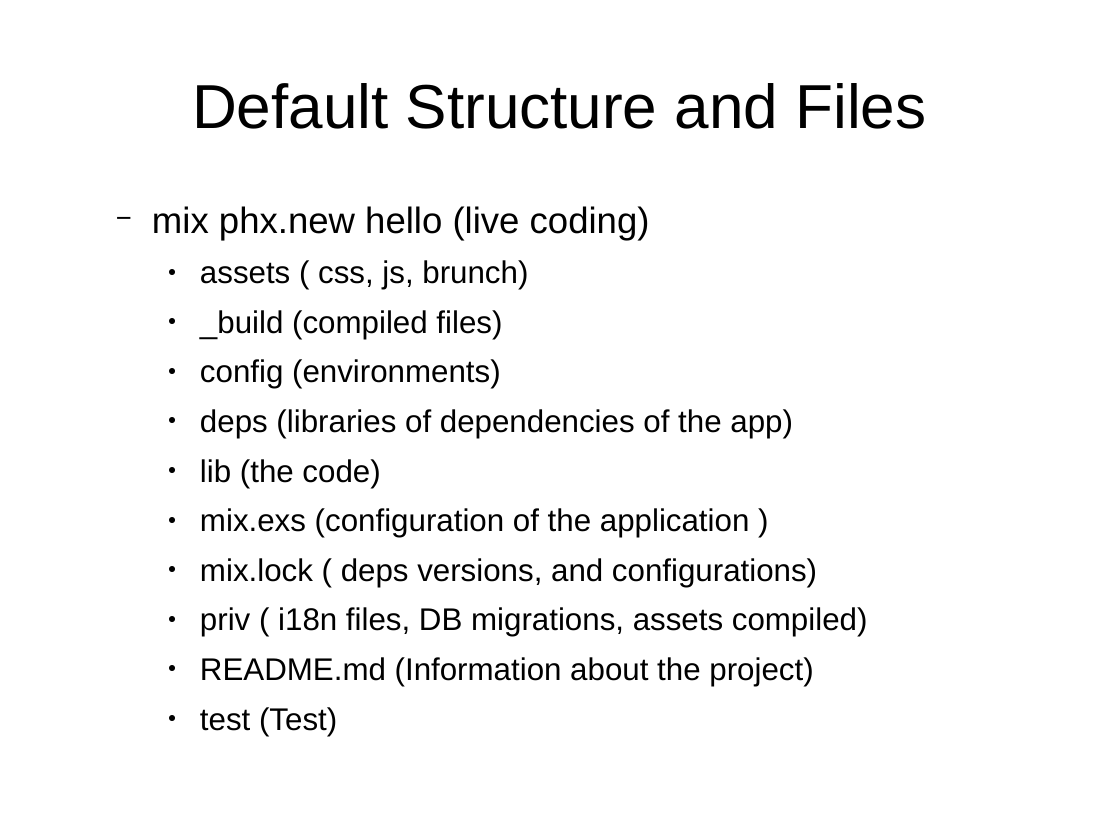
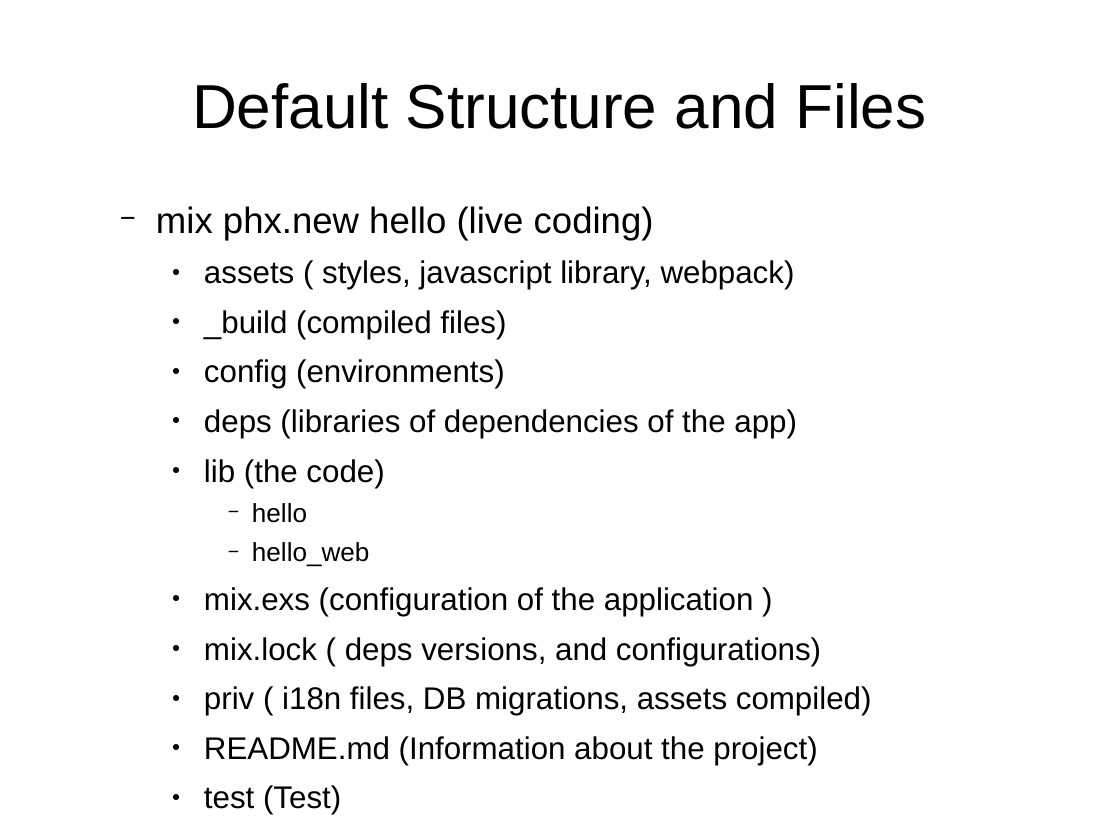
Before and after one commit to ramortegui/talks, a slide deck: slide 6 of odps/working_with_phoenix.odp. Drawn at 1120x840 pixels with LibreOffice and Linux fonts; fonts in the diff are those of the drawing. Boxes give left, top, right and bottom in pixels: in the first picture for what was removed or moved away, otherwise in the second. Text is boxed around its words. In the diff, an @@ line names an element or a change of style, - is before the commit and + after.

```diff
--- a/odps/working_with_phoenix.odp
+++ b/odps/working_with_phoenix.odp
@@ text at bbox=[204, 260, 795, 289]: text changed @@
-    ● assets ( css, js, brunch)
+    ● assets ( styles, javascript library, webpack)
@@ text at bbox=[252, 503, 370, 567]: paragraphs added @@
+      − hello
+      − hello_web
```
Also in this commit, not shown: 5 other slides changed.
